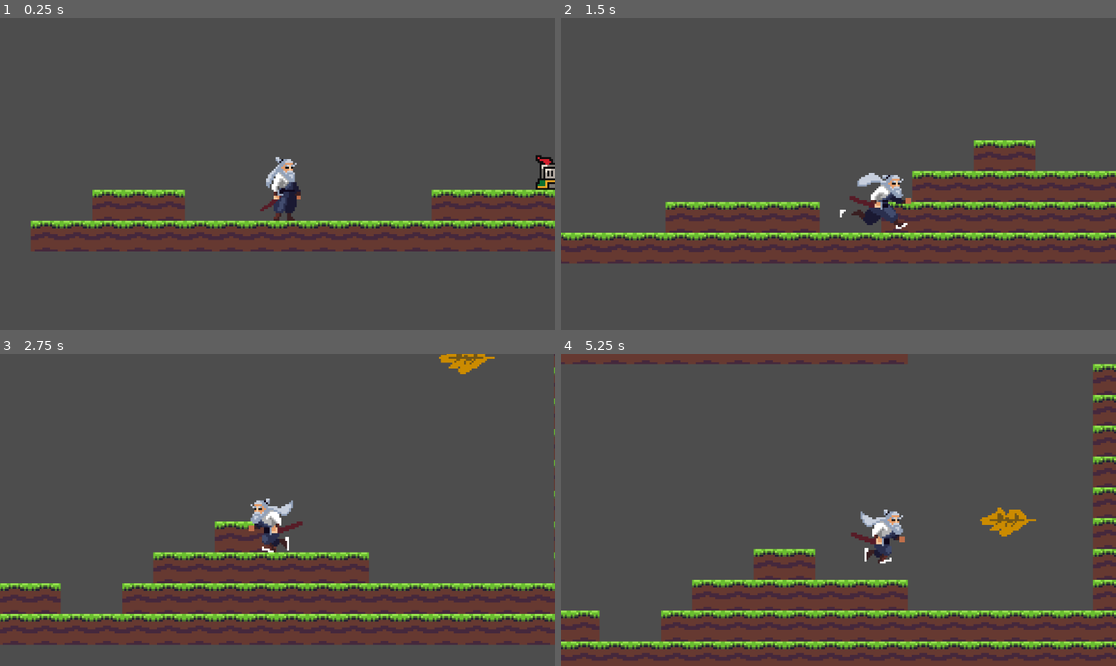
Above: before the commit, frames 1-4 (two rows, left to right).
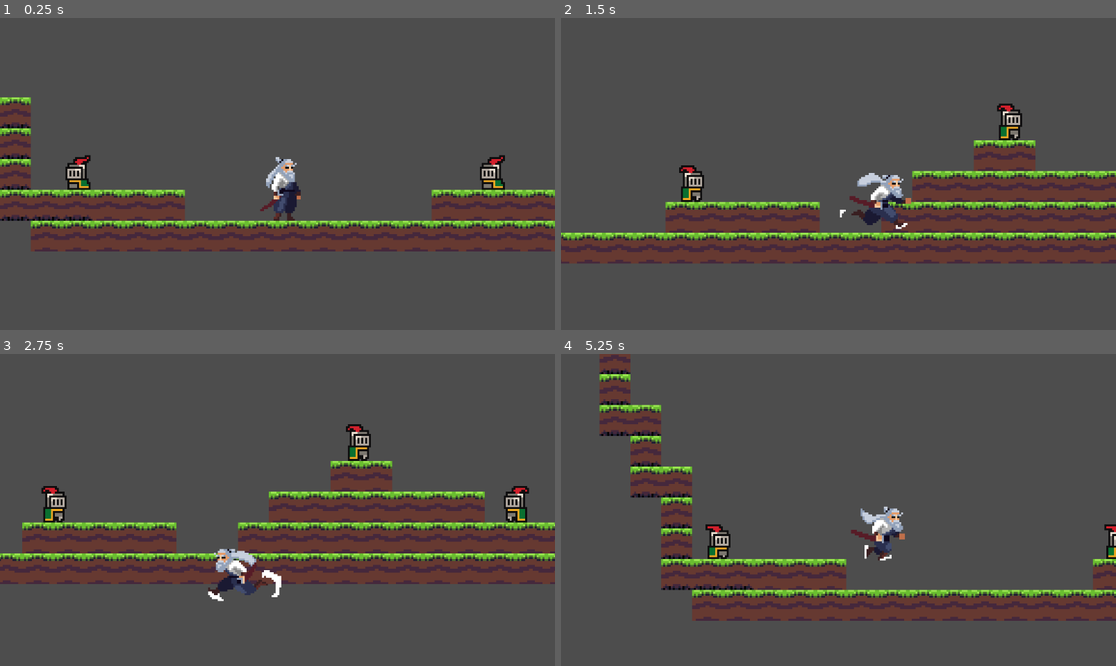
Above: after the commit, the same moments.

Repository: carterhshshs2/LEVEL-2-PROJECT-FIGHT-BENDERS-FINAL
Game: Godot game, scene res://game.tscn
The game is run twice, just before and just after one commit, with the same random seed, the same clock (stepped at 60 frames per second) and the same inputs.
Inputs:
- Up to frame 1 (0.25 s): no input
- Up to frame 2 (1.5 s): tap Enter at 0.5 s; hold F (attack) 0.53-1.28 s; hold D (move_right) from 0.53 s (still down); tap Space (jump) at 0.77 s; tap F (attack) at 1.35 s
- Up to frame 3 (2.75 s): tap Space (jump) at 1.52 s; release D (move_right) at 2.03 s; hold A (move_left) from 2.03 s (still down); hold F (attack) from 2.03 s (still down)
- Up to frame 4 (5.25 s): release A (move_left) at 2.78 s; release F (attack) at 2.78 s; hold D (move_right) 2.78-4.28 s; tap F (attack) at 2.85, 4.35 s; tap Space (jump) at 3.02, 3.77, 4.52 s; hold F (attack) 3.53-4.28 s; hold A (move_left) 4.28-5.03 s; hold D (move_right) from 5.03 s (still down); hold F (attack) from 5.03 s (still down)

The runs differ from the first frame. In frame 1, 4.4% of the frame differs, in the area x 0-100%, y 25-66%; in frame 2, 0.8%; in frame 3, 41%, in the area x 0-100%, y 0-94%; in frame 4, 35%.

Commit message:
Final product.

Diff:
--- a/enemy.gd
+++ b/enemy.gd
@@ -7,6 +7,8 @@
 @onready var ray_cast_right: RayCast2D = $RayCastRight
 @onready var ray_cast_left: RayCast2D = $RayCastLeft
 @onready var animated_sprite_2d: AnimatedSprite2D = $AnimatedSprite2D
+@onready var ray_cast_bottomright: RayCast2D = $RaycastBottomright
+@onready var ray_cast_bottomleft: RayCast2D = $RaycastBottomleft
 
 # Called every frame. 'delta' is the elapsed time since the previous frame.
 func _process(delta):
@@ -16,5 +18,11 @@
 	if ray_cast_left.is_colliding():
 		direction = 1
 		animated_sprite_2d.flip_h = false
+	if not ray_cast_bottomleft.is_colliding():
+		direction = 1
+		animated_sprite_2d.flip_h = false
+	if not ray_cast_bottomright.is_colliding():
+		direction = -1
+		animated_sprite_2d.flip_h = true
 
 	position.x += direction * SPEED * delta
--- a/enemy.tscn
+++ b/enemy.tscn
@@ -64,3 +64,11 @@
 [node name="RayCastLeft" type="RayCast2D" parent="."]
 target_position = Vector2(-11, 0)
 collision_mask = 4
+
+[node name="RaycastBottomleft" type="RayCast2D" parent="."]
+target_position = Vector2(-10, 12)
+collision_mask = 4
+
+[node name="RaycastBottomright" type="RayCast2D" parent="."]
+target_position = Vector2(10, 12)
+collision_mask = 4
--- a/game.tscn
+++ b/game.tscn
@@ -44,8 +44,6 @@
 &"new_animation": SubResource("Animation_fc0e3")
 }
 
-[sub_resource type="WorldBoundaryShape2D" id="WorldBoundaryShape2D_7jktm"]
-
 [node name="Game" type="Node2D"]
 
 [node name="Player" parent="." instance=ExtResource("1_80nbo")]
@@ -60,7 +58,7 @@
 [node name="TileMap" type="TileMap" parent="."]
 tile_set = ExtResource("2_e2o6t")
 format = 2
-layer_0/tile_data = PackedInt32Array(196600, 65538, 0, 19660 …(1904 unchanged characters)…  0, -458762, 65538, 0, -458763, 65538, 0)
+layer_0/tile_data = PackedInt32Array(196600, 65538, 0, 19660 …(1904 unchanged characters)…  0, -458762, 65538, 0, -458763, 65538, 0, 131064, 65538, 4, 131063, 65538, 4, 65527, 65538, 4, -9, 65538, 4, -65545, 65538, 4, -65546, 65538, 4, -131082, 65538, 4, -196618, 65538, 4, -196619, 65538, 4, -262155, 65538, 4, -327691, 65538, 4, -393227, 65538, 4, 131065, 65538, 4)
 
 [node name="Platform" parent="." instance=ExtResource("3_feb5d")]
 position = Vector2(371, -7)
@@ -73,9 +71,28 @@
 
 [node name="Killzone" parent="." instance=ExtResource("4_fc0e3")]
 
-[node name="CollisionShape2D" type="CollisionShape2D" parent="Killzone"]
-position = Vector2(-16, 67)
-shape = SubResource("WorldBoundaryShape2D_7jktm")
-
 [node name="Enemy" parent="Killzone" instance=ExtResource("5_7jktm")]
 position = Vector2(126, 4)
+
+[node name="Killzone2" parent="." instance=ExtResource("4_fc0e3")]
+
+[node name="Enemy" parent="Killzone2" instance=ExtResource("5_7jktm")]
+position = Vector2(-89, 4)
+
+[node name="Killzone3" parent="." instance=ExtResource("4_fc0e3")]
+position = Vector2(-89, 4)
+
+[node name="Enemy" parent="Killzone3" instance=ExtResource("5_7jktm")]
+position = Vector2(346, -32)
+
+[node name="Killzone4" parent="." instance=ExtResource("4_fc0e3")]
+position = Vector2(257, -28)
+
+[node name="Enemy" parent="Killzone4" instance=ExtResource("5_7jktm")]
+position = Vector2(74, 32)
+
+[node name="Killzone5" parent="." instance=ExtResource("4_fc0e3")]
+position = Vector2(514, -56)
+
+[node name="Enemy" parent="Killzone5" instance=ExtResource("5_7jktm")]
+position = Vector2(-208, -84)
--- a/player.gd
+++ b/player.gd
@@ -16,6 +16,7 @@
 
 	if Input.is_action_just_pressed("attack") and not is_on_floor():
 		$Playeranimated.play("attackair")
+
 
 	# Handle jump.
 	if Input.is_action_just_pressed("jump") and is_on_floor():
Not shown: 1 places in game.tscn that only renumber resources
